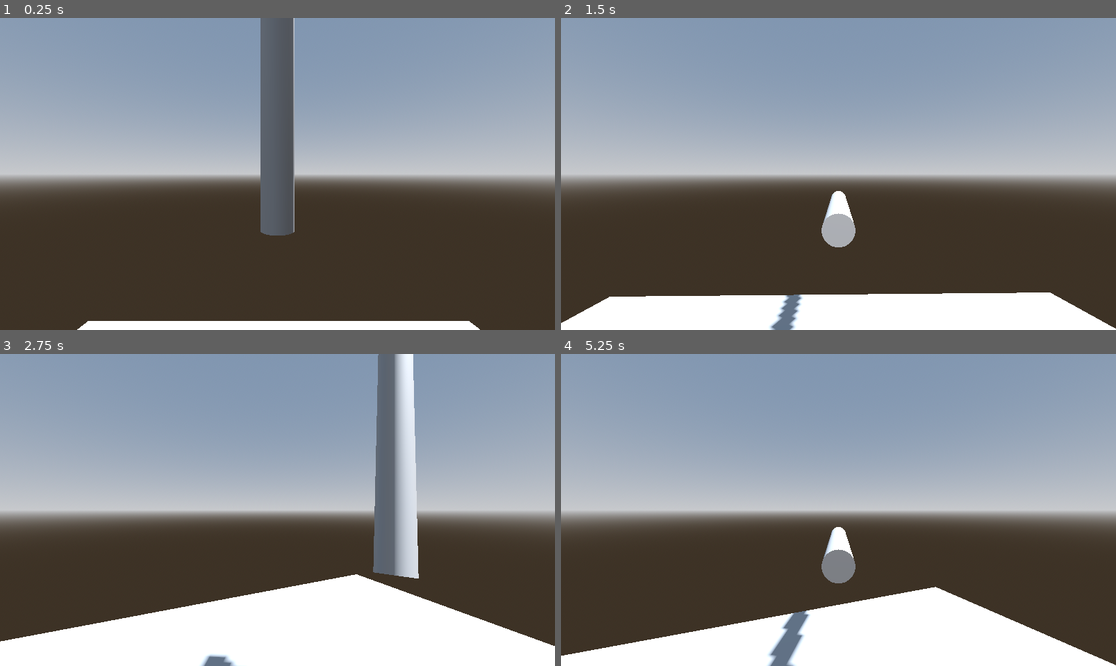
Above: before the commit, frames 1-4 (two rows, left to right).
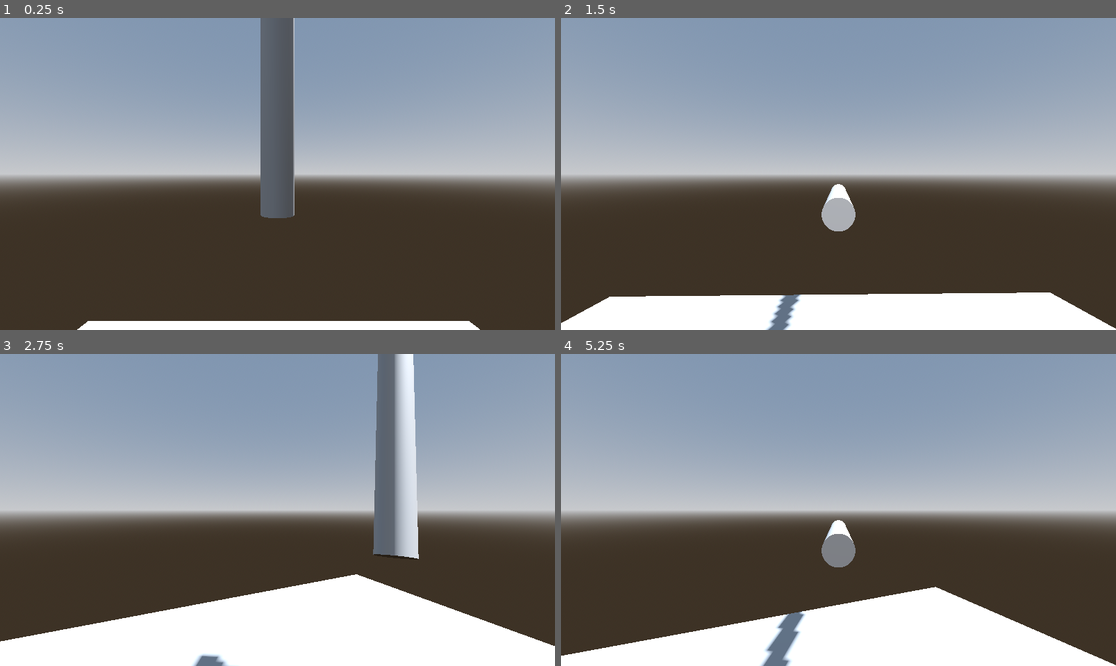
Above: after the commit, the same moments.

Repository: ARIELCHOLAKIANSAZ/El_Caballero_de_Retiro
Game: Godot game, scene res://escena_pruebas.tscn
Same seed, same stepped clock (60 frames per second), same inputs: the game is played once before the commit and once after it. The project has no main scene, so this scene is started directly.
Inputs (mouse positions are in pixels of both pictures, inside the frame that each line leads up to):
- Up to frame 1 (0.25 s): no input
- Up to frame 2 (1.5 s): tap Enter (ui_accept) at 0.5, 0.77, 1.25 s; move the mouse to (960, 158) at 0.52 s; hold Right (ui_right) 0.53-1.28 s; hold Space 0.53-1.28 s; click (960, 158) at 0.67 s; move the mouse to (810, 174) at 1.27 s; hold Up (ui_up) from 1.28 s (still down); tap Space at 1.35 s; click (810, 174) at 1.42 s
- Up to frame 3 (2.75 s): keep holding Up (ui_up); tap Enter (ui_accept) at 1.52 s; move the mouse to (288, 503) at 2.02 s; hold Space from 2.03 s (still down); click (288, 503) at 2.17 s
- Up to frame 4 (5.25 s): keep holding Up (ui_up); tap Enter (ui_accept) at 2.75, 3.02, 3.77, 4.25, 4.52 s; move the mouse to (832, 516) at 2.77 s; release Space at 2.78 s; tap Space at 2.85, 4.35 s; click (832, 516) at 2.92 s; move the mouse to (877, 513) at 3.52 s; hold Space 3.53-4.28 s; click (877, 513) at 3.67 s; move the mouse to (794, 506) at 4.27 s; click (794, 506) at 4.42 s; move the mouse to (844, 510) at 5.02 s; hold Space from 5.03 s (still down); click (844, 510) at 5.17 s

The runs differ from the first frame. In frame 1, 0.3% of the frame differs, in the area x 46-54%, y 63-70%; in frame 2, 1.0%; in frame 3, 0.8%; in frame 4, 1.2%, in the area x 35-54%, y 53-100%.

Commit message:
Made weapon swing side to side
Added 2 pivots and coded them to simulate the swing

Diff:
--- a/ElCaballero.gd
+++ b/ElCaballero.gd
@@ -1,9 +1,11 @@
 extends Node3D
 @onready var camera = $Body/POV
 @onready var character = $Body
-@onready var weapon = $Body/POV/yPivot/xPivot/Weapon
+@onready var weapon = $Body/POV/yPivot/xPivot/yWeaPivot/xWeaPivot/Weapon
 @onready var xpivot = $Body/POV/yPivot/xPivot
 @onready var ypivot = $Body/POV/yPivot
+@onready var xweapiv = $Body/POV/yPivot/xPivot/yWeaPivot/xWeaPivot
+@onready var yweapiv = $Body/POV/yPivot/xPivot/yWeaPivot
 @onready var wcol : bool
 const SPEED = 5.0
 const JUMP_VELOCITY = 4.5
@@ -19,9 +21,13 @@
 		if(is_using_weapon):
 			xpivot.rotate_x(-event.relative.y * rotation_speed)
 			ypivot.rotate_y(-event.relative.x * rotation_speed)
+			xweapiv.rotate_x(-event.relative.y * rotation_speed)
+			yweapiv.rotate_y(-event.relative.x * rotation_speed)
 			# I have to clamp THIS right here
 			xpivot.rotation.x = clamp(xpivot.rotation.x, deg_to_rad(-30),deg_to_rad(90))
 			ypivot.rotation.y = clamp(ypivot.rotation.y, deg_to_rad(-50),deg_to_rad(50))
+			xweapiv.rotation.x = clamp(xweapiv.rotation.x, deg_to_rad(-10),deg_to_rad(90))
+			yweapiv.rotation.y = clamp(yweapiv.rotation.y, deg_to_rad(-50),deg_to_rad(50))
 			if(wcol):
 				character.rotate_y(-event.relative.x * rotation_speed)
 		else:
@@ -39,12 +45,16 @@
 			is_using_weapon = true
 			xpivot.rotation_degrees = Vector3(0,0,0)
 			ypivot.rotation_degrees = Vector3(0,0,0)
+			xweapiv.rotation_degrees = Vector3(0,0,0)
+			yweapiv.rotation_degrees = Vector3(0,0,0)
 			weapon.rotation_degrees = Vector3(-90,0,0)
 	else:
 		if(is_using_weapon == true):
 			is_using_weapon = false
 			xpivot.rotation_degrees = Vector3(0,0,0)
 			ypivot.rotation_degrees = Vector3(0,-30,0)
+			xweapiv.rotation_degrees = Vector3(0,0,0)
+			yweapiv.rotation_degrees = Vector3(0,0,0)
 			weapon.rotation_degrees = Vector3(-15,0,0)
 		is_using_weapon = false
 	print(wcol)
@@ -72,9 +82,7 @@
 
 	character.move_and_slide()
 
-func _on_weapon_collision_body_entered(body):
+func _on_weapon_collision_body_entered(_body):
 	wcol = true
-
-
-func _on_weapon_collision_body_exited(body):
+func _on_weapon_collision_body_exited(_body):
 	wcol = false
--- a/ElCaballero.tscn
+++ b/ElCaballero.tscn
@@ -26,22 +26,26 @@
 transform = Transform3D(1, 0, 0, 0, 1, 0, 0, 0, 1, 0, 0.417109, 0)
 
 [node name="yPivot" type="Node3D" parent="Body/POV"]
-transform = Transform3D(1, 0, 0, 0, 1, 0, 0, 0, 1, 0, -0.417109, 0)
+transform = Transform3D(1, 0, 0, 0, 1, 0, 0, 0, 1, 0, -0.3, 0)
 rotation_order = 0
 
 [node name="xPivot" type="Node3D" parent="Body/POV/yPivot"]
 
-[node name="Weapon" type="AnimatableBody3D" parent="Body/POV/yPivot/xPivot"]
+[node name="yWeaPivot" type="Node3D" parent="Body/POV/yPivot/xPivot"]
 transform = Transform3D(1, 0, 0, 0, 1, 0, 0, 0, 1, 0, 0, -1.5)
+
+[node name="xWeaPivot" type="Node3D" parent="Body/POV/yPivot/xPivot/yWeaPivot"]
+
+[node name="Weapon" type="AnimatableBody3D" parent="Body/POV/yPivot/xPivot/yWeaPivot/xWeaPivot"]
 collision_layer = 8
 collision_mask = 0
 sync_to_physics = false
 
-[node name="CollisionShape3D" type="CollisionShape3D" parent="Body/POV/yPivot/xPivot/Weapon"]
+[node name="CollisionShape3D" type="CollisionShape3D" parent="Body/POV/yPivot/xPivot/yWeaPivot/xWeaPivot/Weapon"]
 transform = Transform3D(1, 0, 0, 0, 1, 0, 0, 0, 1, 0, 1, 0)
 shape = SubResource("CylinderShape3D_tq6w8")
 
-[node name="MeshInstance3D" type="MeshInstance3D" parent="Body/POV/yPivot/xPivot/Weapon"]
+[node name="MeshInstance3D" type="MeshInstance3D" parent="Body/POV/yPivot/xPivot/yWeaPivot/xWeaPivot/Weapon"]
 transform = Transform3D(0.25, 0, 0, 0, 1, 0, 0, 0, 0.25, 0, 1, 0)
 mesh = SubResource("CylinderMesh_i1ysa")
 
